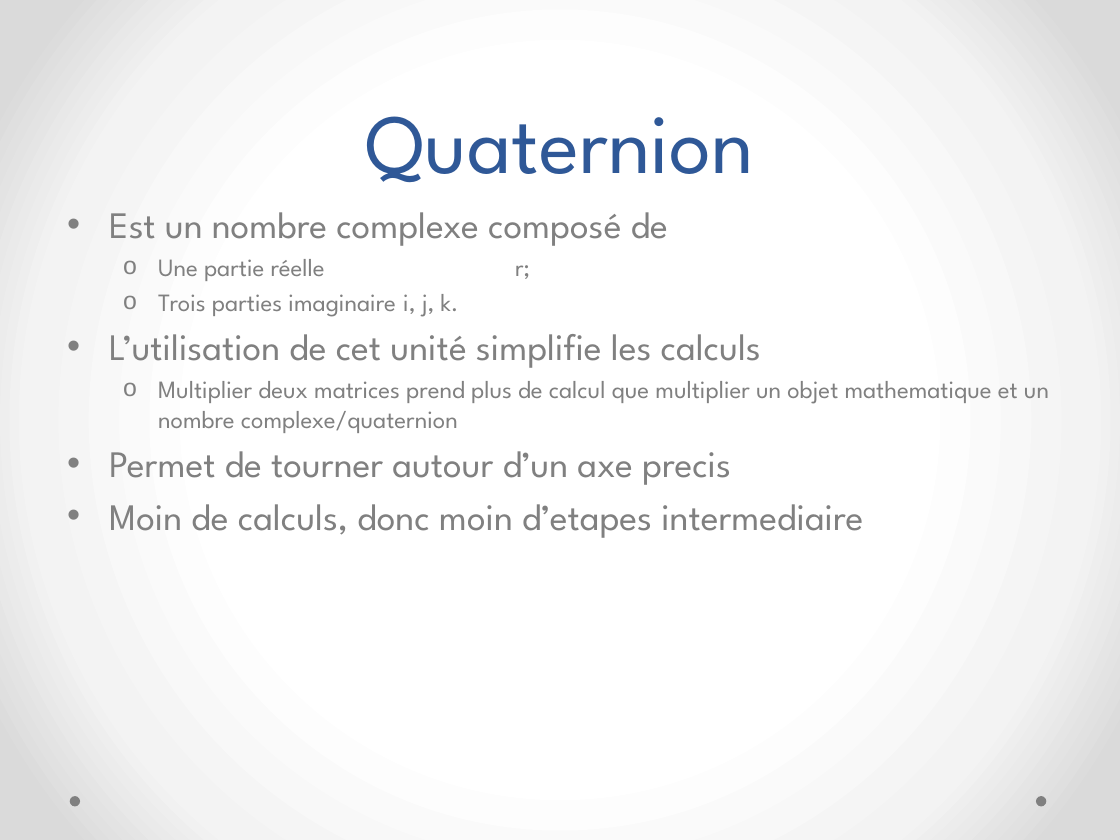
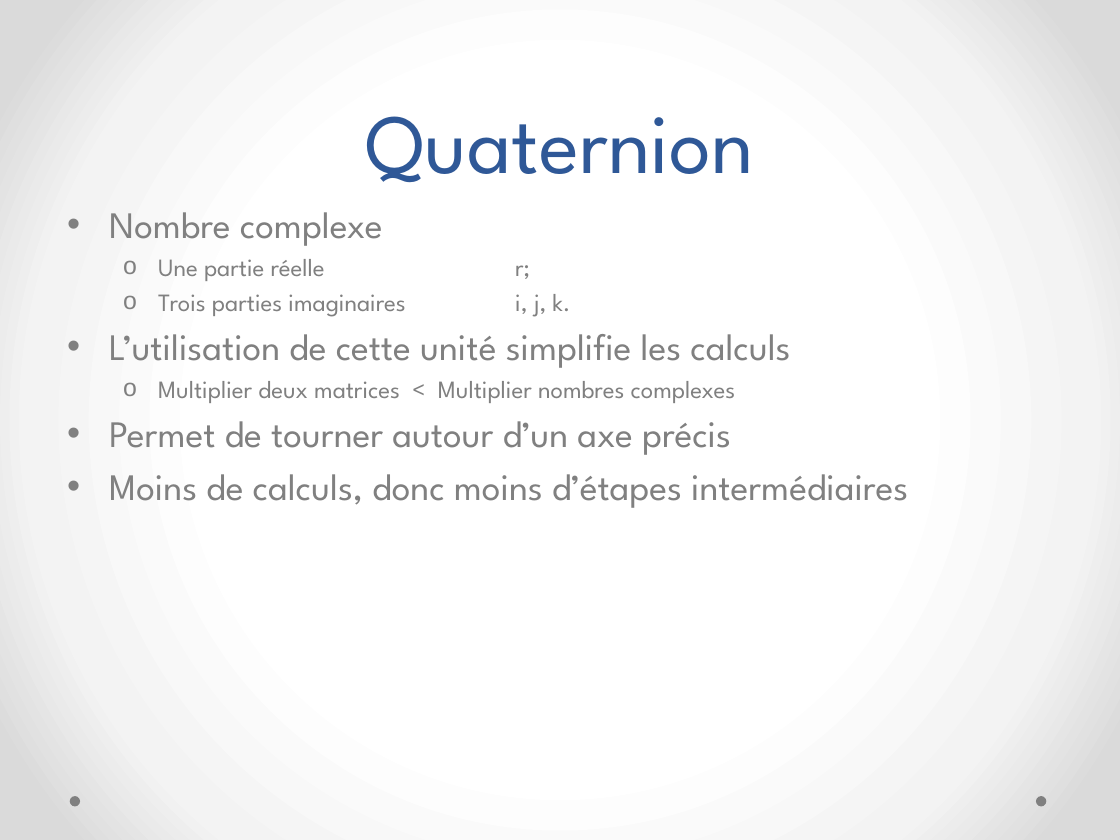
Before and after one commit to megaturbo/TurboSpin, a slide deck: slide 9 of Presentation/MatrixLite.pptx. Drawn at 1120x840 pixels with LibreOffice and Linux fonts; fonts in the diff are those of the drawing. Boxes give left, top, right and bottom in pixels: in the first picture for what was removed or moved away, otherwise in the second. Text is boxed around its words. In the diff, an @@ line names an element or a change of style, - is before the commit and + after.

```diff
--- a/Presentation/MatrixLite.pptx
+++ b/Presentation/MatrixLite.pptx
@@ text at [109, 212, 383, 246]: text changed @@
-• Est un nombre complexe composé de
+• Nombre complexe
@@ text at [109, 294, 908, 508]: text changed; size 16 to 24 pt @@
-  o Trois parties imaginaire i, j, k.
-• L’utilisation de cet unité simplifie les calculs
-  o Multiplier deux matrices prend plus de calcul que multiplier un objet mathematique et un nombre complexe/quaternion
-• Permet de tourner autour d’un axe precis
-• Moin de calculs, donc moin d’etapes intermediaire
+  o Trois parties imaginaires i, j, k.
+• L’utilisation de cette unité simplifie les calculs
+  o Multiplier deux matrices < Multiplier nombres complexes
+• Permet de tourner autour d’un axe précis
+• Moins de calculs, donc moins d’étapes intermédiaires
```
Also in this commit, not shown: 7 other slides changed.
